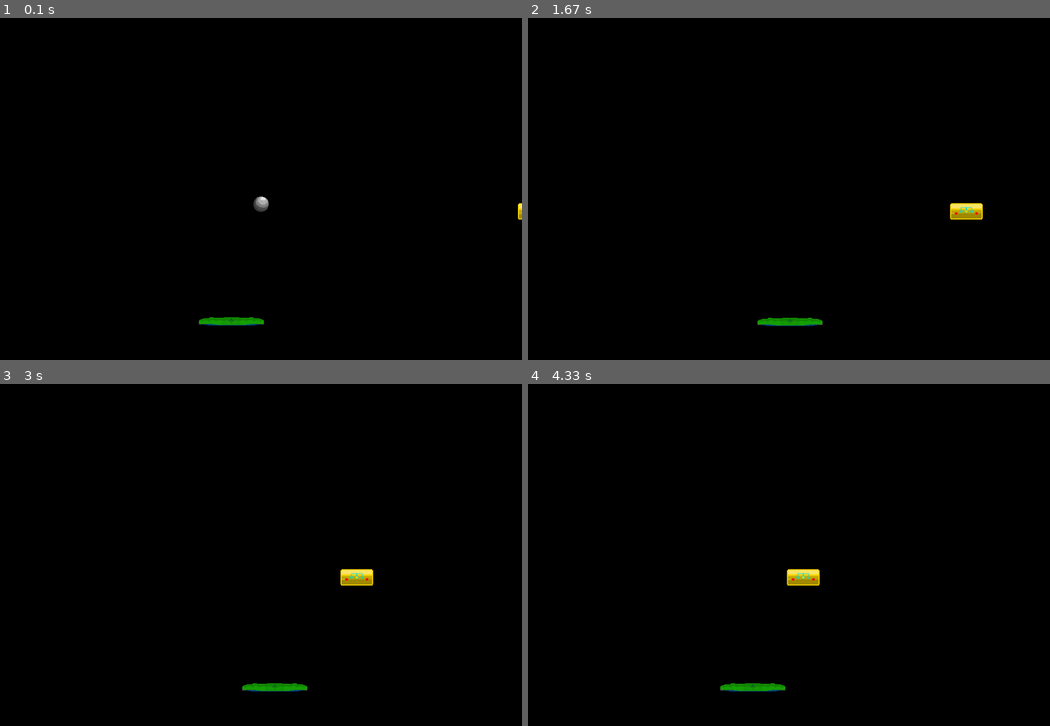
Above: before the commit, frames 1-4 (two rows, left to right).
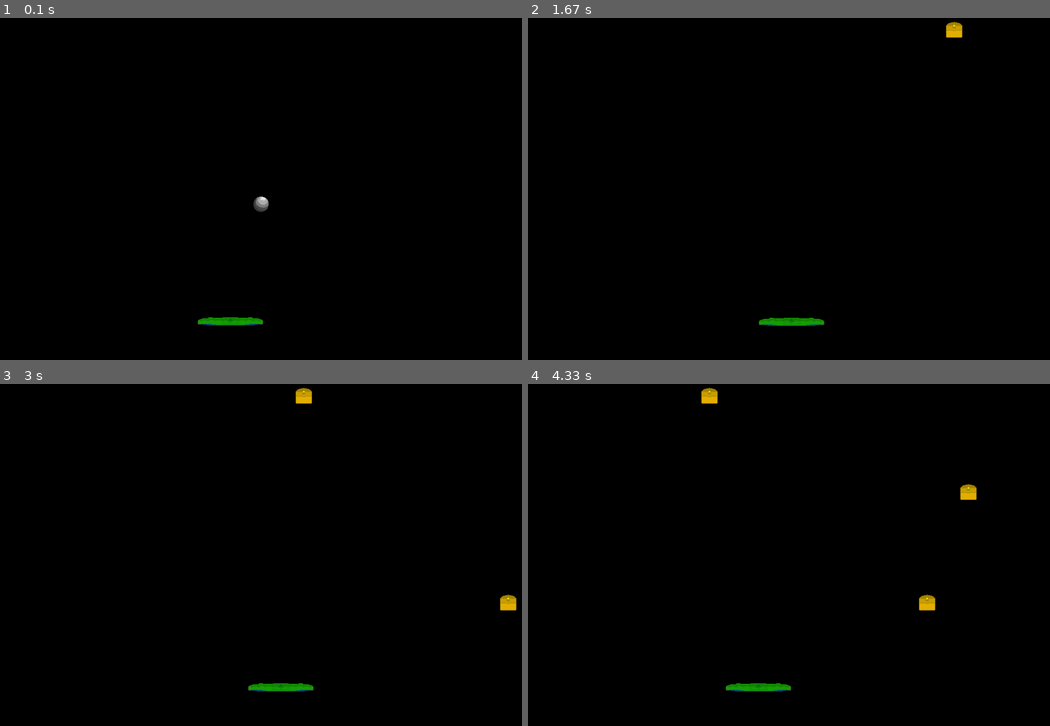
Above: after the commit, the same moments.

Repository: orthodoxego/hitting-ball-pygame
Game: pygame game, started from hit-hit-hitting!.py
The game is run twice, just before and just after one commit, with the same random seed, the same clock (stepped at 60 frames per second) and the same inputs.
Inputs (mouse positions are in pixels of both pictures, inside the frame that each line leads up to):
- Up to frame 1 (0.1 s): no input
- Up to frame 2 (1.67 s): hold Right 0.33-0.8 s; move the mouse to (768, 219) at 0.37 s; hold Up 0.83-1.13 s; move the mouse to (956, 192) at 0.87 s; click (841, 288) at 1.22 s; hold Right from 1.5 s (still down); click (627, 144) at 1.58 s
- Up to frame 3 (3 s): release Right at 1.97 s; hold Left 2-2.53 s; click (339, 431) at 2.08 s; hold Down 2.57-2.87 s; click (323, 602) at 2.65 s; hold Left from 2.9 s (still down); click (271, 438) at 2.98 s
- Up to frame 4 (4.33 s): release Left at 3.3 s; hold Up 3.33-3.7 s; click (601, 558) at 3.42 s; hold Right from 3.73 s (still down); click (794, 609) at 3.82 s

The runs differ from the first frame. In frame 1, less than 0.1% of the frame differs, in the area x 37-100%, y 54-90%; in frame 2, 0.5%; in frame 3, 0.7%; in frame 4, 0.8%, in the area x 33-86%, y 1-90%.

Commit message:
Добавление сундука (ну что вы начинаете, как мог так и нарисовал).

Diff:
--- /dev/null
+++ b/game_classes/goldboxengine.py
@@ -0,0 +1,35 @@
+import pygame
+from random import randint
+from setup.setup import Setup
+from game_classes.goldbox import GoldBox
+
+class GoldBoxEngine:
+
+    def __init__(self, texture_box):
+        self.boxes = []
+        self.count_boxes = Setup.start_count_boxes
+        self.texture_box = texture_box
+
+    def append_box(self):
+        self.boxes.append(GoldBox(Setup.screen_width + randint(0, int(Setup.screen_width)),
+                                  randint(0, int(Setup.screen_height * 0.65)),
+                                  self.texture_box, randint(int(Setup.screen_width * 0.1),
+                                                            int(Setup.screen_width * 0.25)) * -1,
+                                  0))
+
+    def create_boxes(self):
+        self.boxes.clear()
+
+        for i in range(self.count_boxes):
+            self.append_box()
+
+    def act(self, delta):
+        for goldbox in self.boxes:
+            goldbox.act(delta)
+
+        for i in range(len(self.boxes) - 1, -1, -1):
+            if self.boxes[i].x + self.boxes[i].width < 0:
+                self.boxes.remove(self.boxes[i])
+
+        if len(self.boxes) == 0:
+            self.create_boxes()
--- a/game_classes/hithitengine.py
+++ b/game_classes/hithitengine.py
@@ -1,10 +1,10 @@
 import pygame
 
+from game_classes.goldboxengine import GoldBoxEngine
 from setup.setup import Setup
 from game_classes.player import Player
 from game_classes.textures import Textures
 from game_classes.ball import Ball
-from game_classes.goldbox import GoldBox
 from view.view import View
 from controller.controller import Controller
 
@@ -23,13 +23,14 @@
         self.__view = View()
         self.__controller = Controller(self.__player)
         self.__gold_boxes = []
-        self.__gold_boxes.append(GoldBox(Setup.screen_width, Setup.screen_height // 2, textures.goldbox, -128, 0))
+        self.__gold_box_engine = GoldBoxEngine(textures.goldbox)
+        self.__gold_box_engine.create_boxes()
 
         self.game = game
 
     def draw(self, scene: pygame.display):
         """Взаимодействие с View."""
-        for goldbox in self.__gold_boxes:
+        for goldbox in self.__gold_box_engine.boxes:
             self.__view.goldbox_draw(scene, goldbox)
 
         self.__view.player_draw(scene, self.__player)
@@ -94,8 +95,7 @@
         self.__ball.act(delta)
 
         # Движение ящиков .act()
-        for goldbox in self.__gold_boxes:
-            goldbox.act(delta)
+        self.__gold_box_engine.act(delta)
 
         # Проверяет соударение шара и площадки
         self.check_collision_player_and_ball(self.__player.player.rect, self.__ball.ball.rect, delta)
--- a/setup/setup.py
+++ b/setup/setup.py
@@ -8,7 +8,8 @@
     screen_height = 768
 
     # Скорость движения площадки за мышью, по горизонтали
-    speed_player = 32
+    # Выше значение = быстрей перемещение
+    speed_player = 64
 
     # Коррекция угла отбоя шара
     angle_correction = 15
@@ -28,6 +29,9 @@
     # Максимальная энергия для отскока
     max_energy_player = 32
 
+    # Стартовое количество сундуков
+    start_count_boxes = 5
+
     # Цвета
     BLACK = (0, 0, 0)
     WHITE = (255, 255, 255)
Binary file changed: png/goldbox.png
